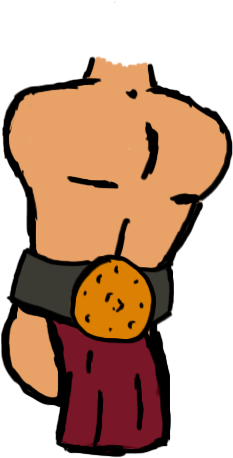
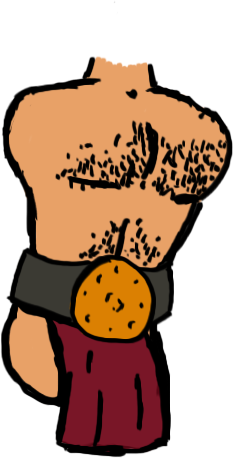
Two versions of the same layered image (233px x 458px). Layer-by-layer changes:
added layer "Layer 11" above "Layer 9" over (55, 99, 227, 267)
